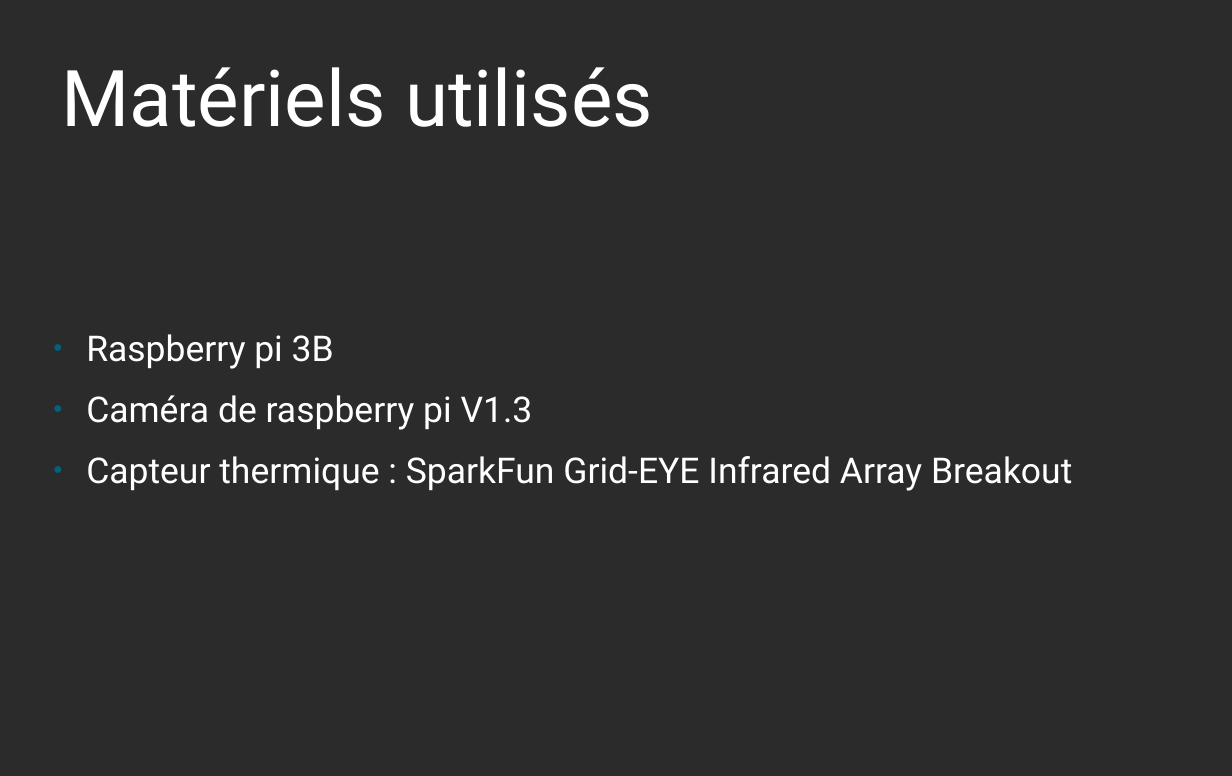
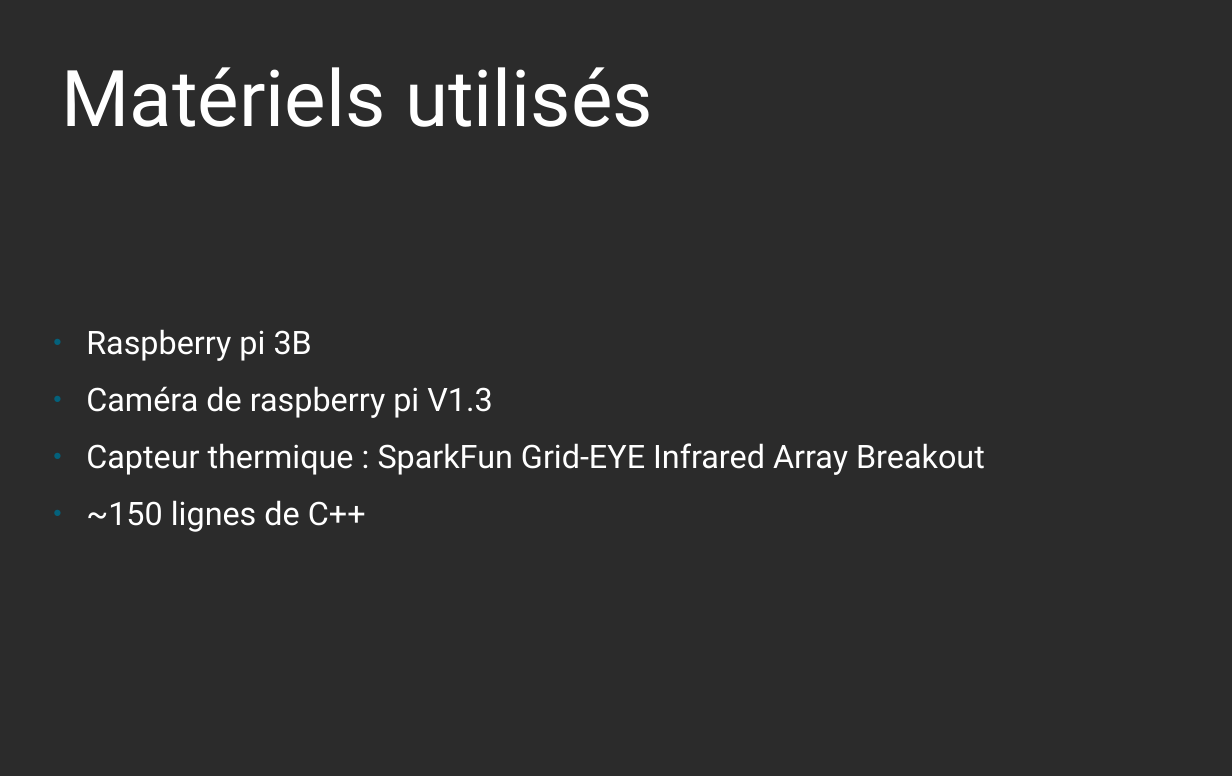
Before and after one commit to yannou38/ImageFusion, a slide deck: slide 2 of presM2M.odp. Drawn at 1232x776 pixels with LibreOffice and Linux fonts; fonts in the diff are those of the drawing; background and template pictures are left out; a plain dark background stands for a picture behind light text. Boxes give left, top, right and bottom in pixels: in the first picture for what was removed or moved away, otherwise in the second. Text is boxed around its words. In the diff, an @@ line names an element or a change of style, - is before the commit and + after.

```diff
--- a/presM2M.odp
+++ b/presM2M.odp
@@ text at box(86, 329, 985, 475): size 27.2 to 24.8 pt in "Raspberry pi 3B", "Caméra de raspberry pi V1.3", "Capteur thermique : SparkFun Grid-EYE Infrared Array ..." @@
@@ text at box(86, 500, 366, 532): paragraph added @@
+● ~150 lignes de C++
```
Also in this commit, not shown: 1 other file.
